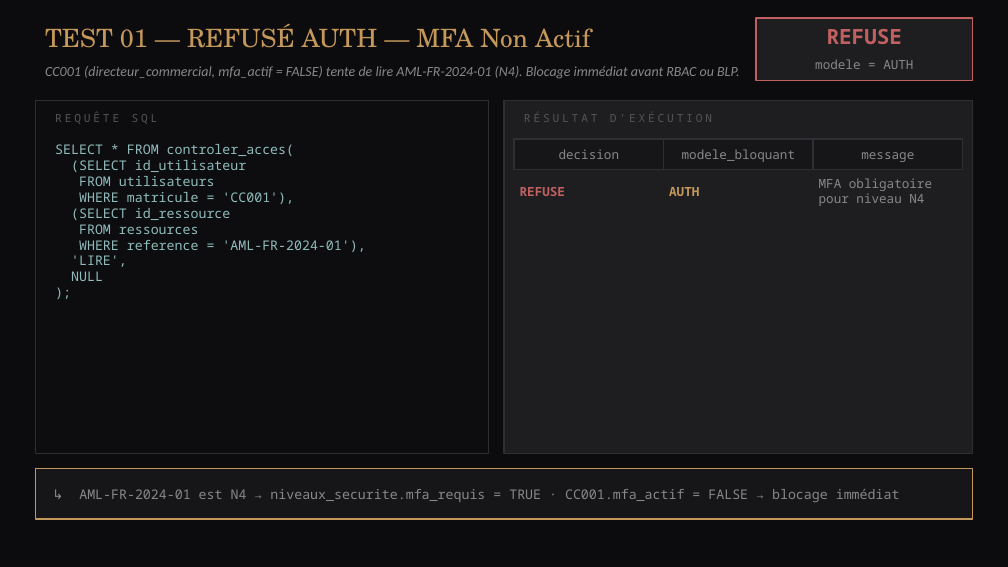
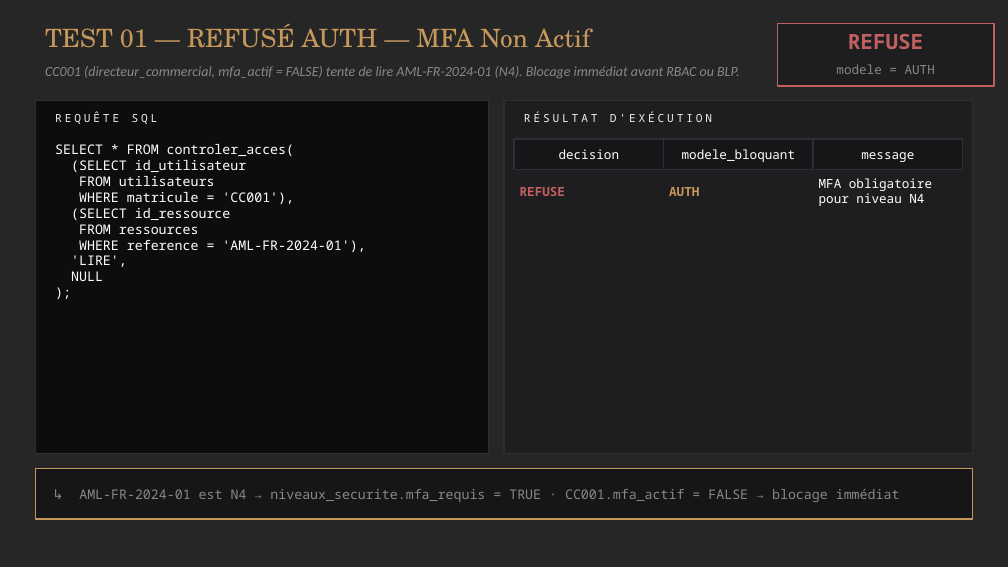
Before and after one commit to AchrafHasnaoui31/access-controle-system-for-an-internationale-bank-, a slide deck: slide 7 of banque_controle_acces.pptx. Drawn at 1008x567 pixels with LibreOffice and Linux fonts; fonts in the diff are those of the drawing. Boxes give left, top, right and bottom in pixels: in the first picture for what was removed or moved away, otherwise in the second. Text is boxed around its words. In the diff, an @@ line names an element or a change of style, - is before the commit and + after.

```diff
--- a/banque_controle_acces.pptx
+++ b/banque_controle_acces.pptx
@@ background #0C0C0E to #262626 @@
@@ 2 texts, 1 rectangle: place and size @@
-2 texts, 1 rectangle at (756,18,973,81)
+2 texts, 1 rectangle at (777,23,994,86)
@@ text "REQUÊTE SQL" at (55,112,158,124): text colour #555555 to #EDEDED @@
@@ text "RÉSULTAT D'EXÉCUTION" at (524,112,712,122): text colour #555555 to #EDEDED @@
@@ text "SELECT * FROM controler_acces(" at (55,144,365,281): text colour #8FBCBB to #FFFFFF @@
@@ text colour #888888 to #FFFFFF in 4 elements at (559,149,620,159), (682,149,795,162), (861,152,914,162), (819,178,932,206) @@
```
Also in this commit, not shown: 10 other slides changed.
